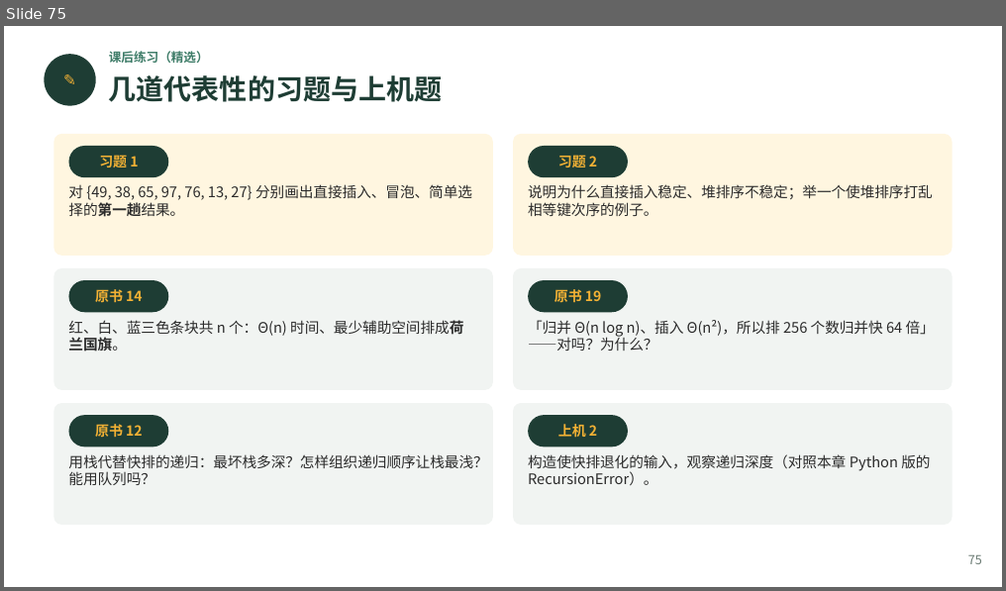
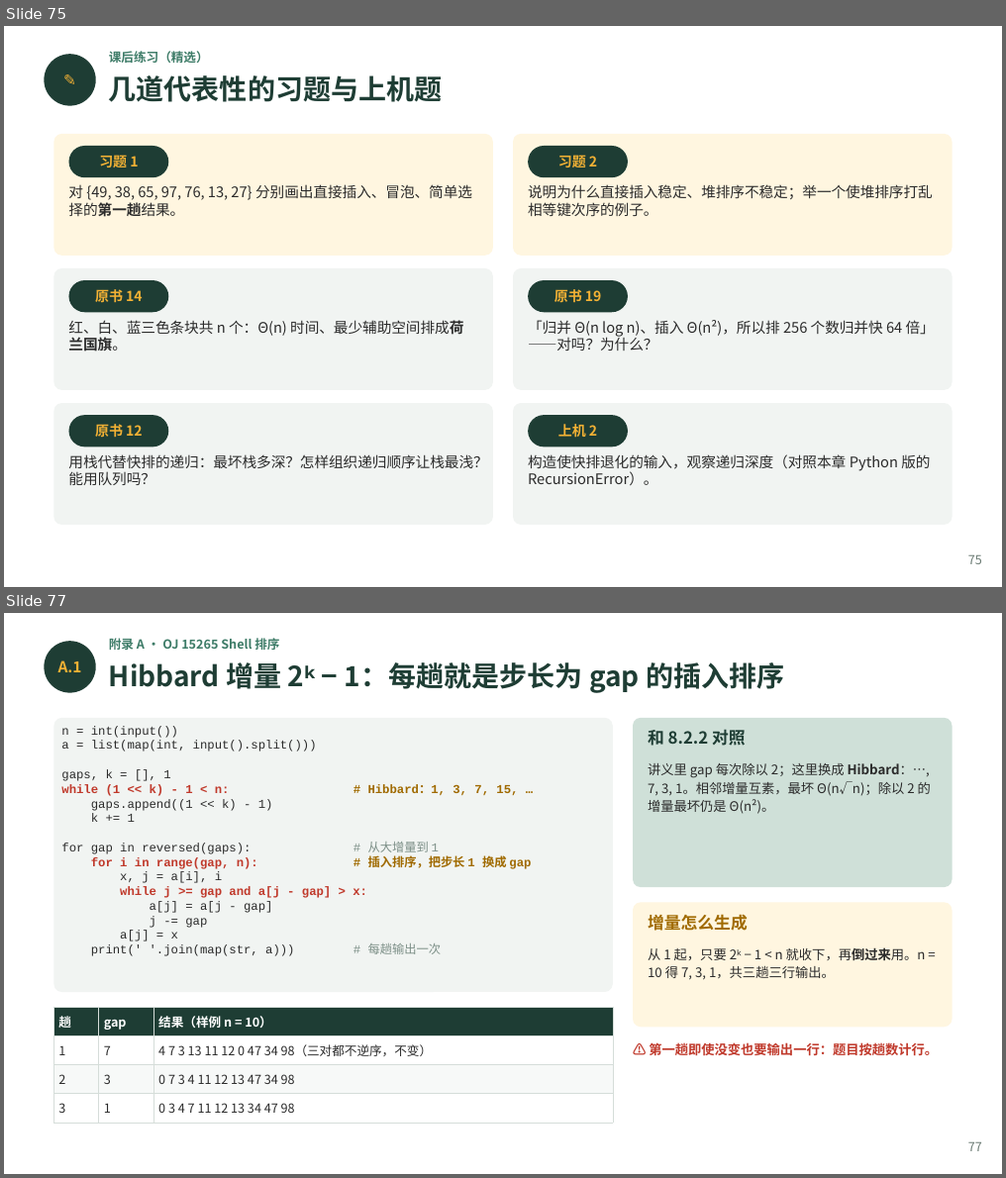
Before and after one commit to GMyhf/2026fall-cs201, a slide deck: courseware/202609_DSA_08_Sorting.pptx. Shown one above the other, each under a label of ours: slide 75 before the commit, slides 75 and 77 after it; the slides between them are not shown. The pictures are 1006x591 and 1006x1178 pixels, drawn with LibreOffice and Linux fonts; fonts in the diff are those of the drawing. Boxes give left, top, right and bottom in pixels: in the first picture for what was removed or moved away, otherwise in the second. Text is boxed around its words. In the diff, an @@ line names an element or a change of style, - is before the commit and + after.

```diff
--- a/courseware/202609_DSA_08_Sorting.pptx
+++ b/courseware/202609_DSA_08_Sorting.pptx
@@ slide 77 added at (4,613,1002,1174), background #FFFFFF @@
@@ ellipse added at (44,641,96,693), fill #1E3D34 @@
@@ text added at (109,638,279,650), 9 pt, text #3E7C68, bold @@
+附录 A · OJ 15265 Shell 排序
@@ text added at (58,661,82,672), 11 pt, text #F2B134, bold @@
+A.1
@@ text added at (109,663,784,693), 20 pt, text #1E3D34, bold @@
+Hibbard 增量 2ᵏ − 1：每趟就是步长为 gap 的插入排序
@@ rounded rectangle added at (54,718,613,992), fill #F1F4F2 @@
@@ text added at (61,726,531,957), 8.8 pt, text #2B2B2B @@
+n = int(input())
+a = list(map(int, input().split()))
+gaps, k = [], 1
+while (1 << k) - 1 < n: # Hibbard：1, 3, 7, 15, …
+gaps.append((1 << k) - 1)
+k += 1
+for gap in reversed(gaps): # 从大增量到 1
+for i in range(gap, n): # 插入排序，把步长 1 换成 gap
+x, j = a[i], i
+while j >= gap and a[j - gap] > x:
+a[j] = a[j - gap]
+j -= gap
+a[j] = x
+print(' '.join(map(str, a))) # 每趟输出一次
@@ rounded rectangle added at (633,718,952,887), fill #CFE0D8 @@
@@ text added at (648,730,746,746), 12 pt, text #1E3D34, bold @@
+和 8.2.2 对照
@@ text added at (648,763,931,814), 9.5 pt, text #2B2B2B @@
+讲义里 gap 每次除以 2；这里换成 Hibbard：…, 7, 3, 1。相邻增量互素，最坏 Θ(n√n)；除以 2 的增量最坏仍是 Θ(n²)。
@@ rounded rectangle added at (633,902,952,1027), fill #FFF6E0 @@
@@ text added at (648,914,747,931), 12 pt, text #A06A00, bold @@
+增量怎么生成
@@ text added at (648,948,926,980), 9.5 pt, text #2B2B2B @@
+从 1 起，只要 2ᵏ − 1 < n 就收下，再倒过来用。n = 10 得 7, 3, 1，共三趟三行输出。
@@ table added at (54,1007,613,1117), 4 rows, 3 columns @@
+趟 | gap | 结果（样例 n = 10）
+1 | 7 | 4 7 3 13 11 12 0 47 34 98（三对都不逆序，不变）
+2 | 3 | 0 7 3 4 11 12 13 47 34 98
+3 | 1 | 0 3 4 7 11 12 13 34 47 98
@@ text added at (648,1043,938,1057), 9.5 pt, text #C0392B, bold @@
+⚠ 第一趟即使没变也要输出一行：题目按趟数计行。
@@ text added at (968,1143,982,1152), 9 pt, text #6B7B74 @@
+77
```
Also in this commit, not shown: 2 slides changed, 8 other slides added, 2 other files.
